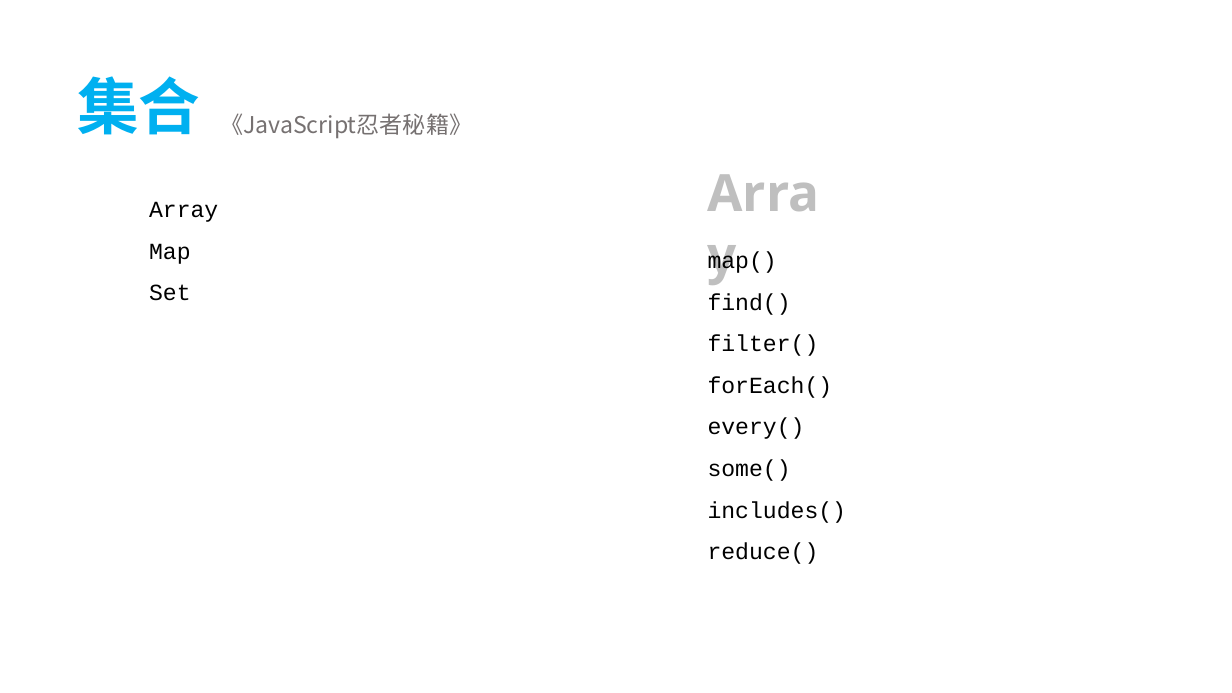
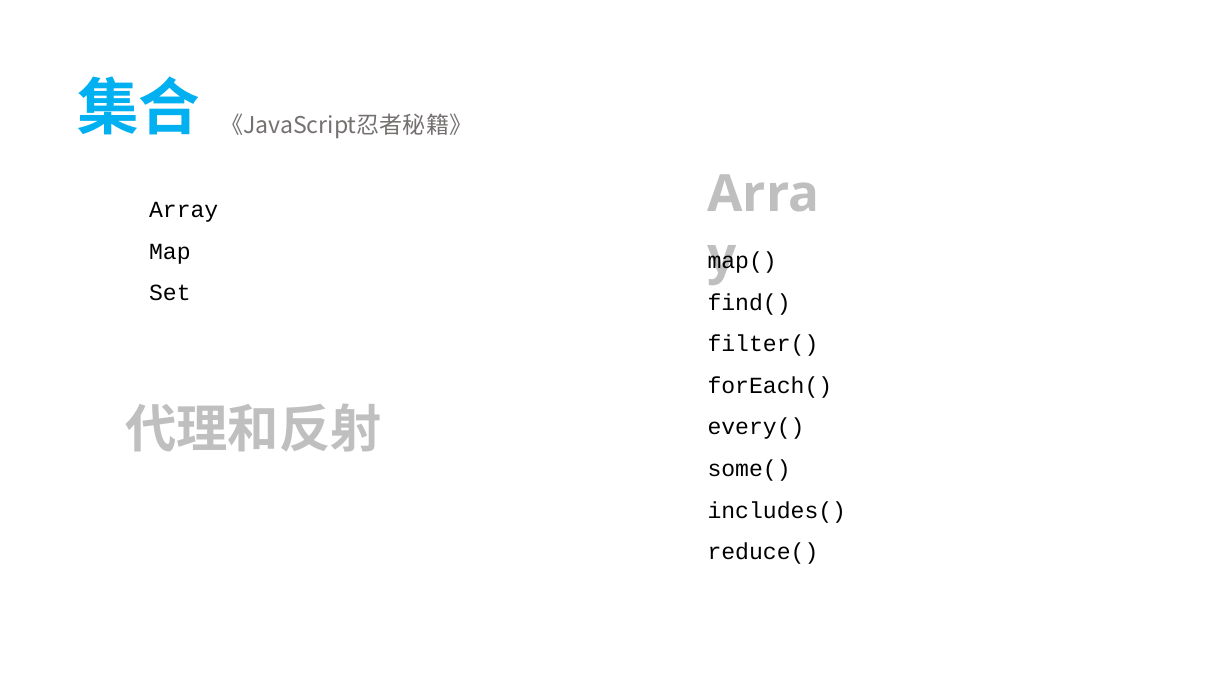
Before and after one commit to tecshuttle/interview, a slide deck: slide 6 of 2 前端/《你不知道的JavaScript》.pptx. Drawn at 1232x693 pixels with LibreOffice and Linux fonts; fonts in the diff are those of the drawing. Boxes give left, top, right and bottom in pixels: in the first picture for what was removed or moved away, otherwise in the second. Text is boxed around its words. In the diff, an @@ line names an element or a change of style, - is before the commit and + after.

```diff
--- a/2 前端/《你不知道的JavaScript》.pptx
+++ b/2 前端/《你不知道的JavaScript》.pptx
@@ text added at (x1=125, y1=404, x2=381, y2=452), 40 pt, text #BFBFBF, bold @@
+代理和反射
```
Also in this commit, not shown: 1 other file.
